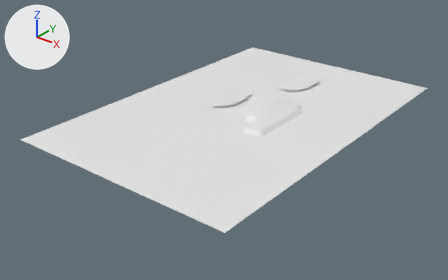
The OBJ model NewEngine/assets/models/GrassRouteDemo.obj, before and after one commit.
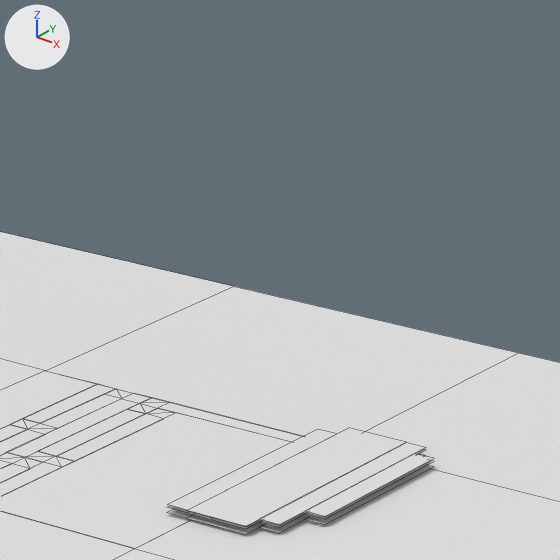
Each version appears first whole from a 50 mm camera at (108.5, -155.9, 66.3) aimed at (14.6, -38.5, -6.5), and next in a close-up on the part from 57% to 76% of the width and 5% to 34% of the height. Lighting does not change. The marker at upper left points along +X, +Y and +Z. The close-ups show mesh edges as thin lines. Materials are left out; every surface is plain grey. Where no turn or scale is listed for an object, it has been applied to the vertices. Vertices at the same position are counted once.

The first close-up shows 'map'.
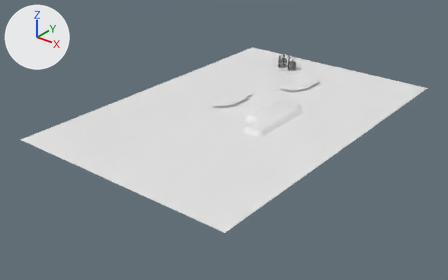
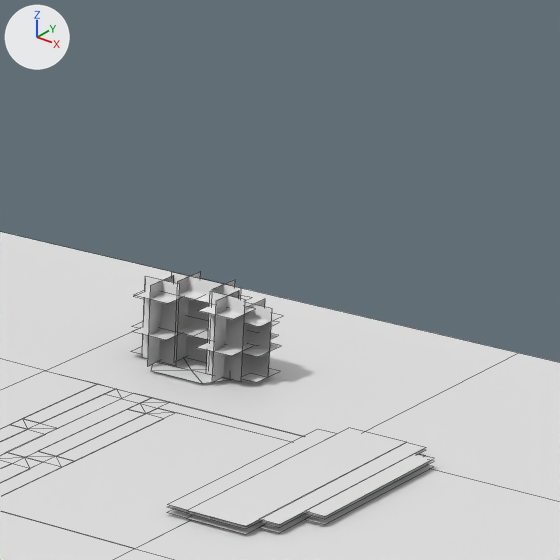
Commit message: Updated grass route demo with a entrance

What differs and where, as boxes [x1, y1, x2, y2] in the close-ups (560 x 560 px):
part 1 of me_map, added
    after: [132, 271, 282, 384]

The change, as a list of edits to the scene's bpy script:
```text
Change me_map:
    used by ob_map; location = (0.0, 0.0, 0.0)
    remove me_map.from_pydata(...)  # 462 vertices, 238 faces; spans x -16.0..48.0, y -80.0..16.0, z -0.1..1.0
    add me_map.from_pydata(...)  # 577 vertices, 274 faces; spans x -16.0..48.0, y -80.0..16.0, z -0.1..4.3
    me_map part 1
    67 vertices are added at x 2.0..8.4, y 2.8..6.1, z 0.1..4.3
    28 new vertices lie (2.0, 0.0, 0.0) away from vertices in x 2.0..7.0, y 3.0..6.1, z 0.2..4.1
    20 new vertices lie (0.0, 1.9, 0.0) away from vertices in x 2.6..8.4, y 3.0..4.9, z 0.2..4.3
    36 new faces join them
```
